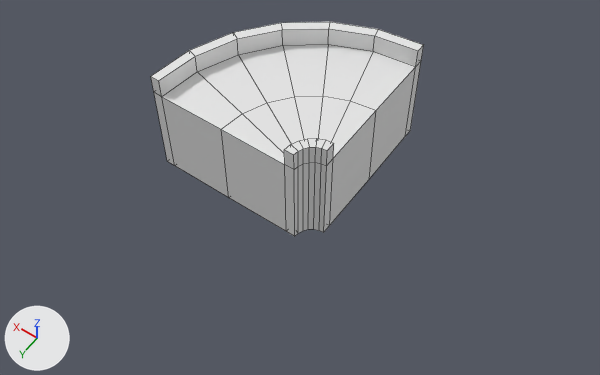
One commit to the OBJ model Assets/Art/Model/Dungeon/Dungeon_RoadConer_2x2.obj: the scene before it, then after it.
Rendered twice from a 50 mm camera at (-3.46, 4.64, 5.53) aimed at (-0.78, 0.88, -0.39). The lights are fixed; the arrows at lower left show +X, +Y and +Z. The picture after the commit comes second. Mesh edges are drawn as thin lines. Where no turn or scale is listed for an object, it has been applied to the vertices.

Names of what the first picture shows: 'Dungeon_RoadConer_2x2'.
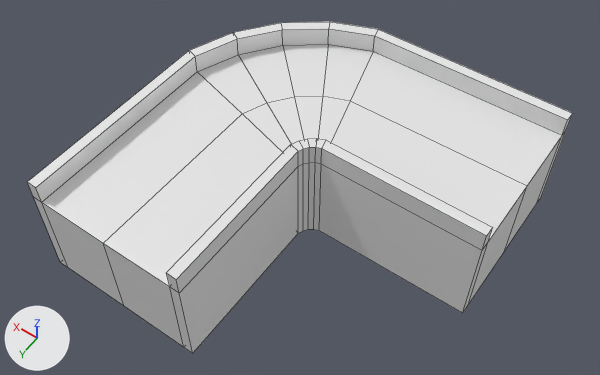
Location of each change, (x1, y1, x2, y2) in pixels of the pictures (600 x 375 px; the box of a moved part takes in the faces that stretch with it):
'Dungeon_RoadConer_2x2', reshaped (100% wider, 54% taller)
    before: (151, 22, 424, 236)
    after: (27, 22, 573, 353)
part 1 of me_dungeon_roadconer_2x2, moved or reshaped
    before: (319, 29, 424, 232)
    after: (319, 29, 573, 313)
part 2 of me_dungeon_roadconer_2x2, moved or reshaped
    before: (151, 51, 298, 236)
    after: (27, 51, 298, 353)

The change in detail:
me_dungeon_roadconer_2x2 is used by ob_dungeon_roadconer_2x2; location (0.0, 0.0, 0.0).
me_dungeon_roadconer_2x2 had 98 vertices, 96 faces and spanned x -1.0..0.8, y -0.8..1.0, z -1.0..0.2.
me_dungeon_roadconer_2x2 now has 98 vertices, 96 faces and spans x -2.5..0.8, y -0.8..2.5, z -1.0..0.2.
me_dungeon_roadconer_2x2 part 1: all 14 vertices in x -1.0, y -0.8..0.8, z -1.0..0.2 are moved by (-1.5, 0.0, 0.0).
me_dungeon_roadconer_2x2 part 2: all 14 vertices in x -0.8..0.8, y 1.0, z -1.0..0.2 are moved by (0.0, 1.5, 0.0).
